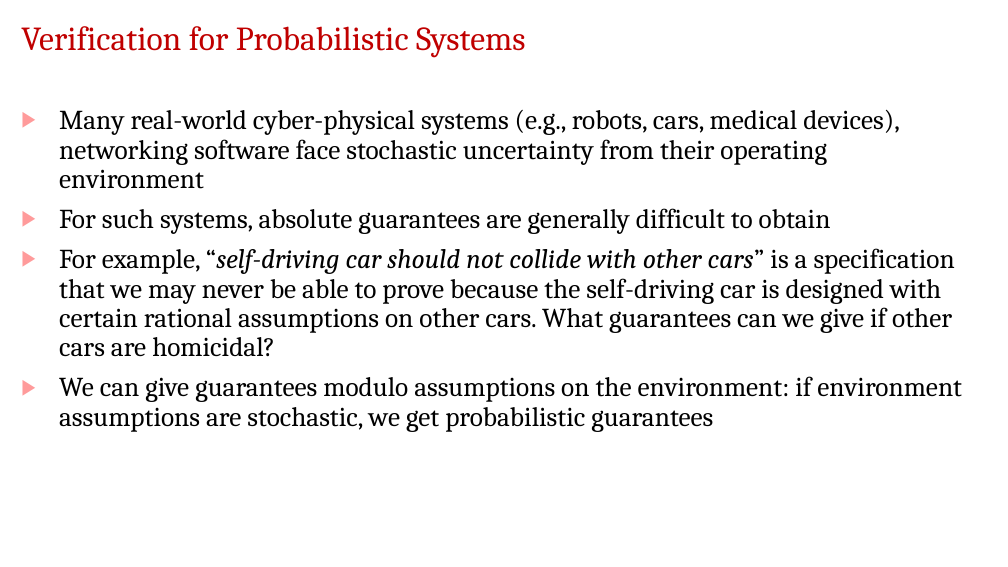
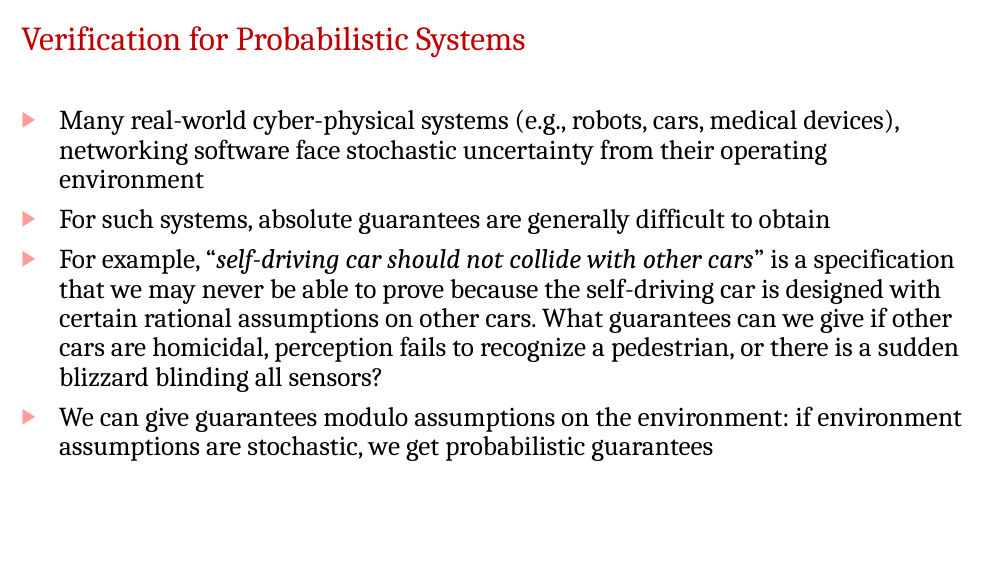
Before and after one commit to jdeshmukh/jdeshmukh.github.io, a slide deck: slide 9 of teaching/fvTheorySlides/Course-Intro.pptx. Drawn at 1008x567 pixels with LibreOffice and Linux fonts; fonts in the diff are those of the drawing; background and template pictures are left out. Boxes give left, top, right and bottom in pixels: in the first picture for what was removed or moved away, otherwise in the second. Text is boxed around its words. In the diff, an @@ line names an element or a change of style, - is before the commit and + after.

```diff
--- a/teaching/fvTheorySlides/Course-Intro.pptx
+++ b/teaching/fvTheorySlides/Course-Intro.pptx
@@ text at (59,248,959,392): text changed @@
-▶ For example, “self-driving car should not collide with other cars” is a specification that we may never be able to prove because the self-driving car is designed with certain rational assumptions on other cars. What guarantees can we give if other cars are homicidal?
+▶ For example, “self-driving car should not collide with other cars” is a specification that we may never be able to prove because the self-driving car is designed with certain rational assumptions on other cars. What guarantees can we give if other cars are homicidal, perception fails to recognize a pedestrian, or there is a sudden blizzard blinding all sensors?
```
Also in this commit, not shown: 9 other slides changed, 1 slide added, 3 other files.
